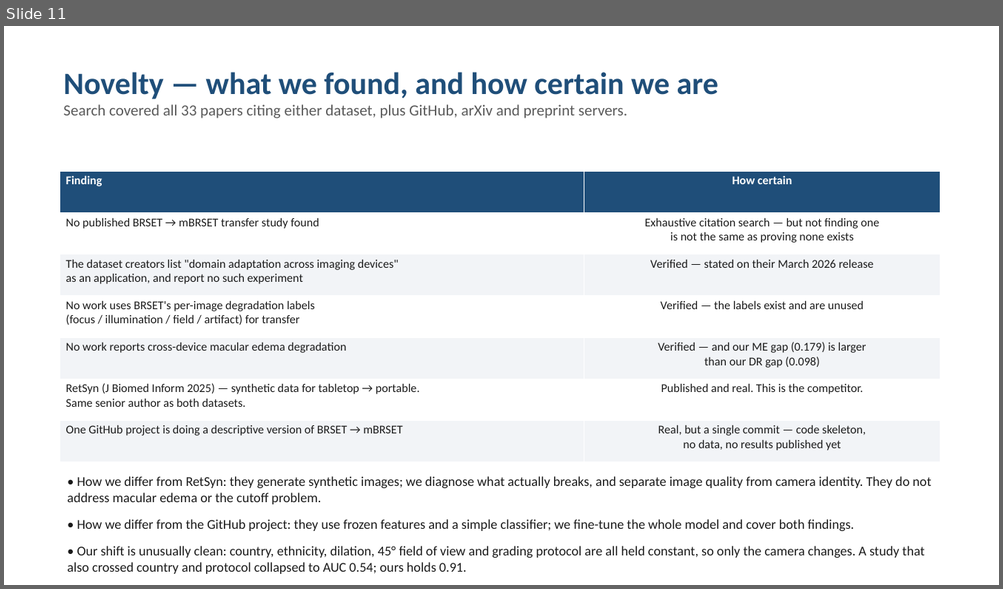
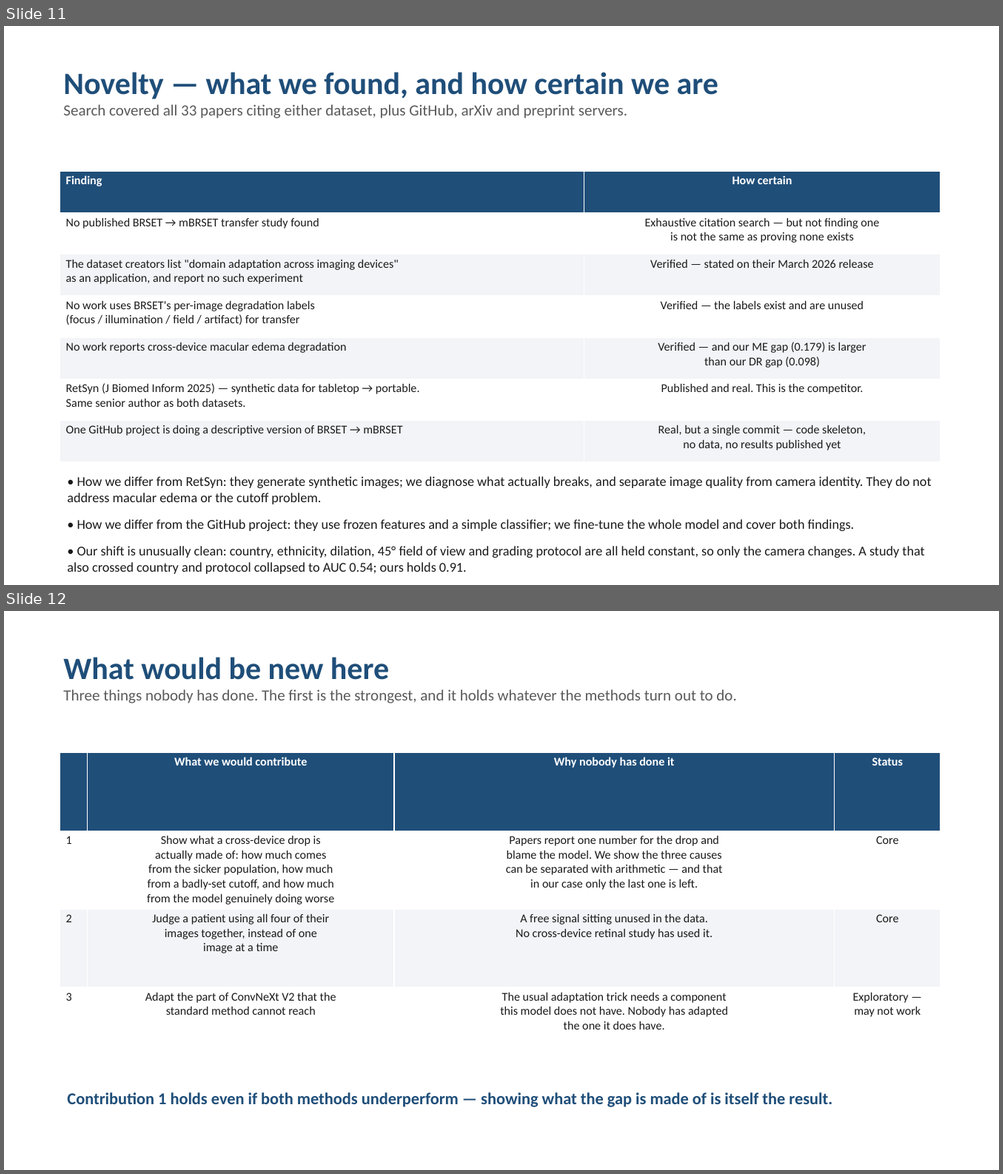
Before and after one commit to Sahith59/brset-convnextv2, a slide deck: presentation/BRSET_ConvNeXtV2_Progress.pptx. Shown one above the other, each under a label of ours: slide 11 before the commit, slides 11 and 12 after it. The pictures are 1003x589 and 1003x1174 pixels, drawn with LibreOffice and Linux fonts; fonts in the diff are those of the drawing. Boxes give left, top, right and bottom in pixels: in the first picture for what was removed or moved away, otherwise in the second. Text is boxed around its words. In the diff, an @@ line names an element or a change of style, - is before the commit and + after.

```diff
--- a/presentation/BRSET_ConvNeXtV2_Progress.pptx
+++ b/presentation/BRSET_ConvNeXtV2_Progress.pptx
@@ slide 12 added at (4,611,999,1170), background #FFFFFF @@
@@ text added at (63,657,736,703), 15 pt, text #5A5A5A @@
+What would be new here
+Three things nobody has done. The first is the strongest, and it holds whatever the methods turn out to do.
@@ table added at (60,753,940,1066), 4 rows, 4 columns @@
+ | What we would contribute | Why nobody has done it | Status
+1 | Show what a cross-device drop is / actually made of: how much comes / from the sicker population, how much / from a badly-set cutoff, and how much / from the model genuinely doing worse | Papers report one number for the drop and / blame the model. We show the three causes / can be separated with arithmetic — and that / in our case only the last one is left. | Core
+2 | Judge a patient using all four of their / images together, instead of one / image at a time | A free signal sitting unused in the data. / No cross-device retinal study has used it. | Core
+3 | Adapt the part of ConvNeXt V2 that the / standard method cannot reach | The usual adaptation trick needs a component / this model does not have. Nobody has adapted / the one it does have. | Exploratory — / may not work
@@ text added at (67,1093,832,1108), 16 pt, text #1F4E79, bold @@
+Contribution 1 holds even if both methods underperform — showing what the gap is made of is itself the result.
```
Also in this commit, not shown: 2 slides removed, 1 other file.
